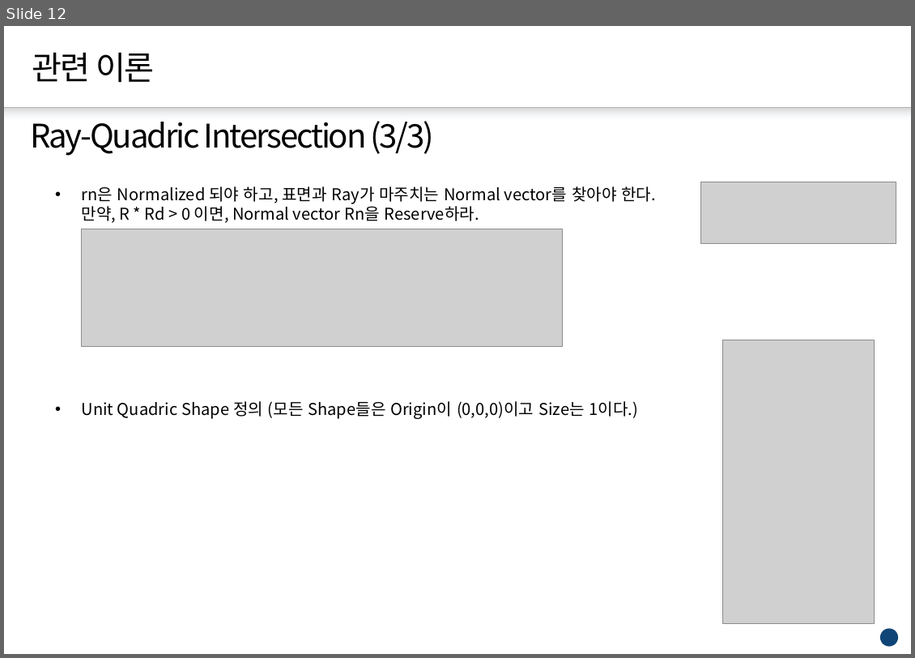
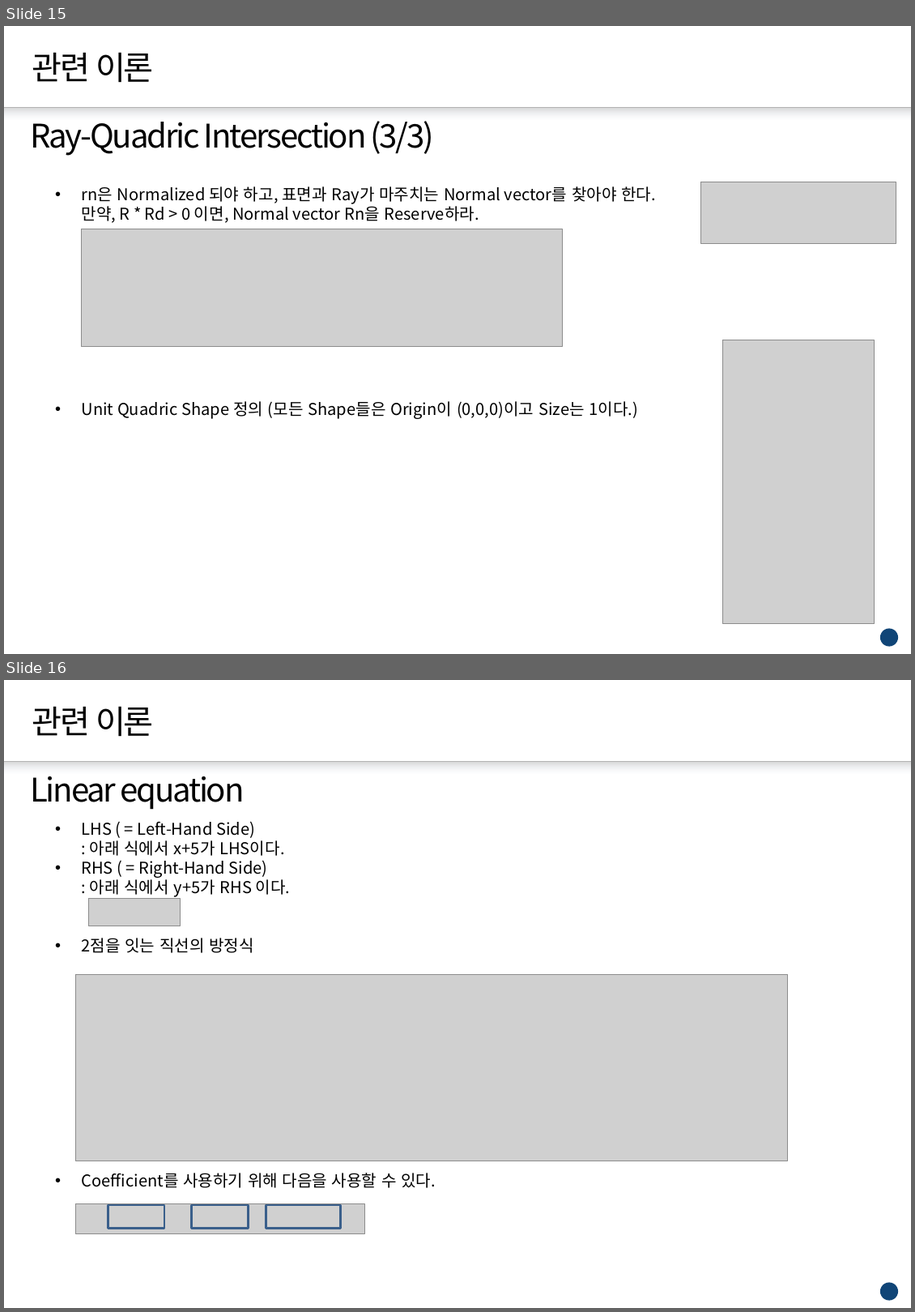
Before and after one commit to jh4843/OpenGLTest, a slide deck: calculus.pptx. Shown one above the other, each under a label of ours: slide 12 before the commit, slides 15 and 16 after it. The pictures are 915x658 and 915x1312 pixels, drawn with LibreOffice and Linux fonts; fonts in the diff are those of the drawing; grey boxes stand for pictures; background and template pictures are left out. Boxes give left, top, right and bottom in pixels: in the first picture for what was removed or moved away, otherwise in the second. Text is boxed around its words. In the diff, an @@ line names an element or a change of style, - is before the commit and + after.

```diff
--- a/calculus.pptx
+++ b/calculus.pptx
@@ slide 16 added at [4, 680, 911, 1308], background #FFFFFF; not listed: 3 template elements that a slide beside it also shows @@
@@ title added at [32, 706, 154, 737], 28 pt, text #000000 @@
+관련 이론
@@ text added at [30, 776, 244, 810], 28 pt, text #000000 @@
+Linear equation
@@ text added at [82, 821, 436, 1188], 14 pt, text #000000 @@
+• LHS ( = Left-Hand Side)
+  : 아래 식에서 x+5가 LHS이다.
+• RHS ( = Right-Hand Side)
+  : 아래 식에서 y+5가 RHS 이다.
+• 2점을 잇는 직선의 방정식
+• Coefficient를 사용하기 위해 다음을 사용할 수 있다.
@@ picture added at [88, 899, 180, 925] @@
@@ picture added at [76, 974, 788, 1161] @@
@@ picture added at [76, 1204, 365, 1235] @@
@@ rectangle added at [108, 1205, 164, 1228], outline #3A5F8C 2 pt @@
@@ rectangle added at [192, 1205, 248, 1228], outline #3A5F8C 2 pt @@
@@ rectangle added at [266, 1205, 341, 1228], outline #3A5F8C 2 pt @@
@@ what was slide 12 is now slide 15 @@
```
Also in this commit, not shown: 1 slide changed, 7 other slides added, 9 other files.
